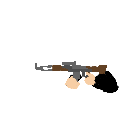
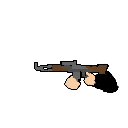
Layer changes from the first 128x128 image to the second:
added layer "Pintar camada 4" above "referencia" over [34, 60, 109, 90]
